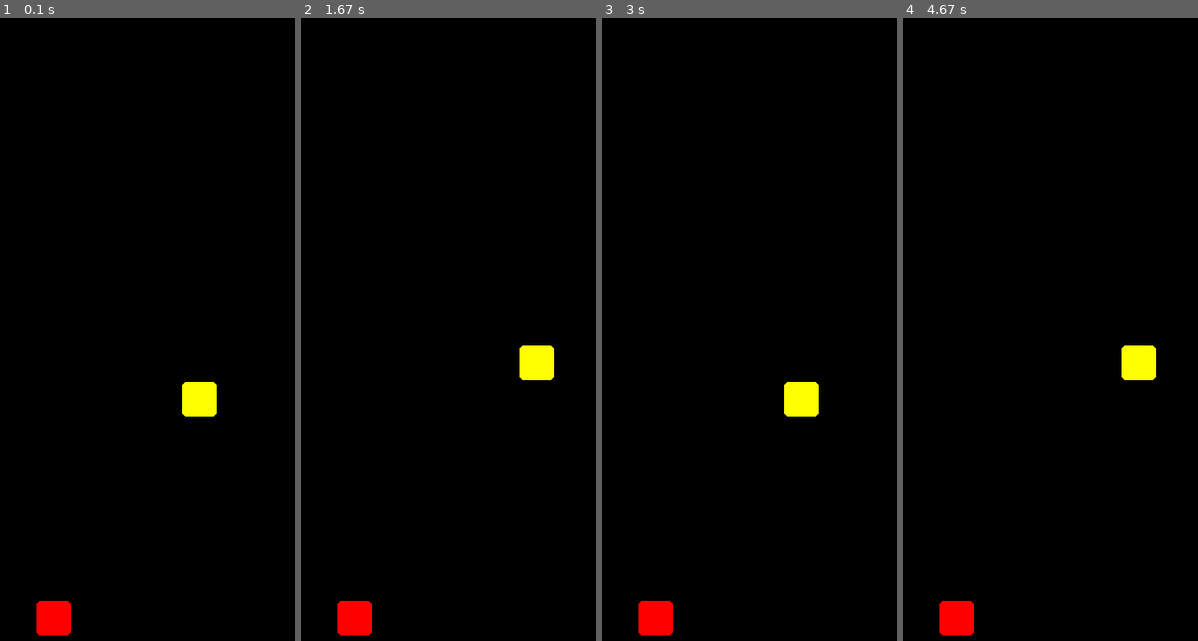
Above: before the commit, frames 1-4 (left to right).
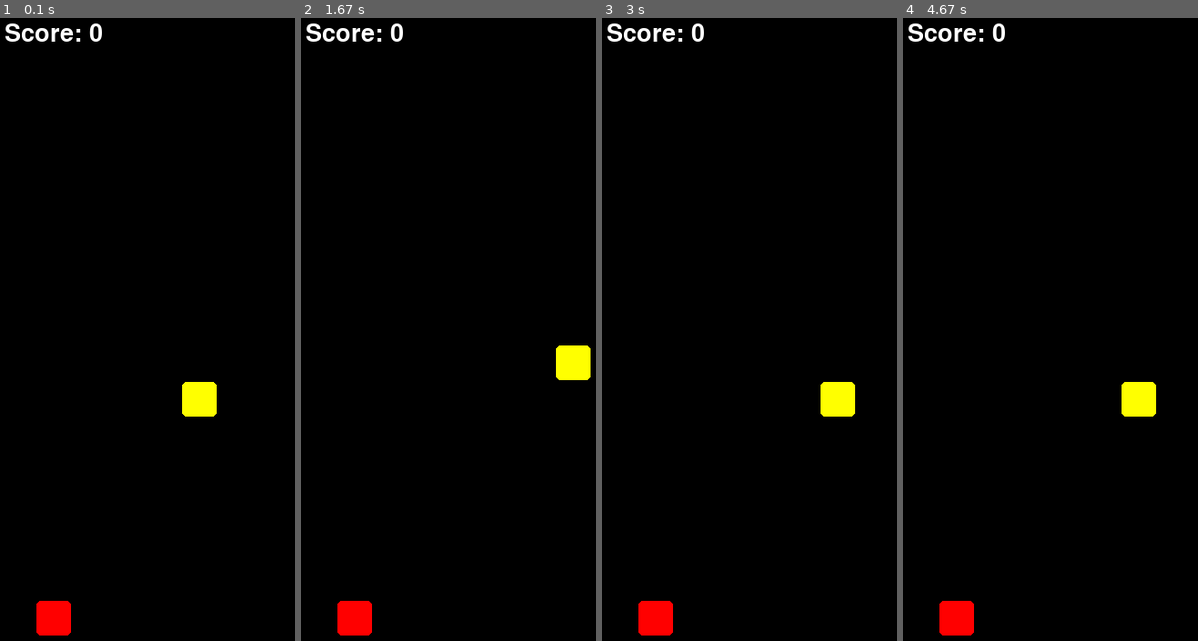
Above: after the commit, the same moments.

Repository: olegsklyarov/pygame-snake
Game: pygame game, started from snake.py
Same seed, same stepped clock (60 frames per second), same inputs: the game is played once before the commit and once after it.
Inputs:
- Up to frame 1 (0.1 s): no input
- Up to frame 2 (1.67 s): hold Right 0.33-0.8 s; hold Up 0.83-1.3 s; hold Right from 1.33 s (still down)
- Up to frame 3 (3 s): release Right at 1.8 s; hold Left 1.83-2.37 s; hold Down 2.4-2.7 s; hold Left from 2.73 s (still down)
- Up to frame 4 (4.67 s): release Left at 3.13 s; hold Up 3.17-3.53 s; hold Right 3.57-4.2 s; hold Down 4.23-4.6 s; hold Left from 4.63 s (still down)

The runs differ from the first frame. In frame 1, 0.4% of the frame differs, in the area x 1-35%, y 0-4%; in frame 2, 1.7%, in the area x 1-99%, y 0-59%; in frame 3, 1.7%; in frame 4, 1.7%.

Commit message:
screen score and game over message

Diff:
--- a/src/field.py
+++ b/src/field.py
@@ -18,5 +18,9 @@
       self.height // 2,
     )
 
+  def get_center_tuple(self, scale) -> tuple:
+    e = self.get_center_element()
+    return (e.x * scale, e.y * scale)
+
   def contains(self, e: Element) -> bool:
     return 0 <= e.x < self.width and 0 <= e.y < self.height
--- a/src/main.py
+++ b/src/main.py
@@ -8,6 +8,8 @@
 SNAKE_SIZE = 38
 SNAKE_COLOR = 'yellow'
 APPLE_COLOR = 'red'
+SCORE_COLOR = 'white'
+GAME_OVER_COLOR = 'red'
 ROWS = 10
 COLS = 20
 
@@ -27,18 +29,20 @@
   snake = Snake(field)
 
   pygame.init()
+  font = pygame.font.Font(None, SCALE)
   screen = pygame.display.set_mode([ROWS * SCALE, COLS * SCALE])
   clock = pygame.time.Clock()
   counter = 0
-  snake_speed_limit = 40
+  snake_speed_delay = 30
   score = 0
   apple = gen_new_apple(field, snake)
-  running = True
-  while running:
+  is_running = True
+  is_game_over = False
+  while is_running:
     for event in pygame.event.get():
       if event.type == pygame.QUIT:
         print('quit event')
-        running = False
+        is_running = False
 
     key = pygame.key.get_pressed()
 
@@ -52,29 +56,32 @@
       snake.set_direction(Direction.LEFT)
 
     screen.fill('black')
-
     for e in snake.snake:
       pygame.draw.rect(screen, pygame.Color(SNAKE_COLOR), (e.x * SCALE, e.y * SCALE, SNAKE_SIZE, SNAKE_SIZE), 0, RADIUS)
+    pygame.draw.rect(screen, pygame.Color(APPLE_COLOR), (apple.x * SCALE, apple.y * SCALE, SNAKE_SIZE, SNAKE_SIZE), 0, RADIUS)
+    screen.blit(font.render(f'Score: {score}', 1, pygame.Color(SCORE_COLOR)), (5, 5))
 
-    pygame.draw.rect(screen, pygame.Color(APPLE_COLOR), (apple.x * SCALE, apple.y * SCALE, SNAKE_SIZE, SNAKE_SIZE), 0, RADIUS)
+    if not is_game_over:
+      counter += 1
+
+    if not counter % snake_speed_delay:
+      new_head = snake.get_new_head()
+      if snake.contains(new_head):
+        is_game_over = True
+      if not field.contains(new_head):
+        is_game_over = True
+      if is_game_over:
+        message = font.render('GAME OVER', 1, pygame.Color(GAME_OVER_COLOR))
+        screen.blit(message, message.get_rect(center=field.get_center_tuple(SCALE)))
+      else:
+        snake.enqueue(new_head)
+        if new_head == apple:
+          score += 1
+          apple = gen_new_apple(field, snake)
+        else:
+          snake.dequeue()
 
     pygame.display.flip()
     clock.tick(60)
-    counter += 1
-    if not counter % snake_speed_limit:
-      new_head = snake.get_new_head()
-      if snake.contains(new_head):
-        print('Snake colliding, game over')
-        running = False
-      if not field.contains(new_head):
-        print('Wall colliging, game over')
-        running = False
-      snake.enqueue(new_head)
-      if new_head == apple:
-        score += 1
-        print('Score: {}'.format(score))
-        apple = gen_new_apple(field, snake)
-      else:
-        snake.dequeue()
 
   pygame.quit()
